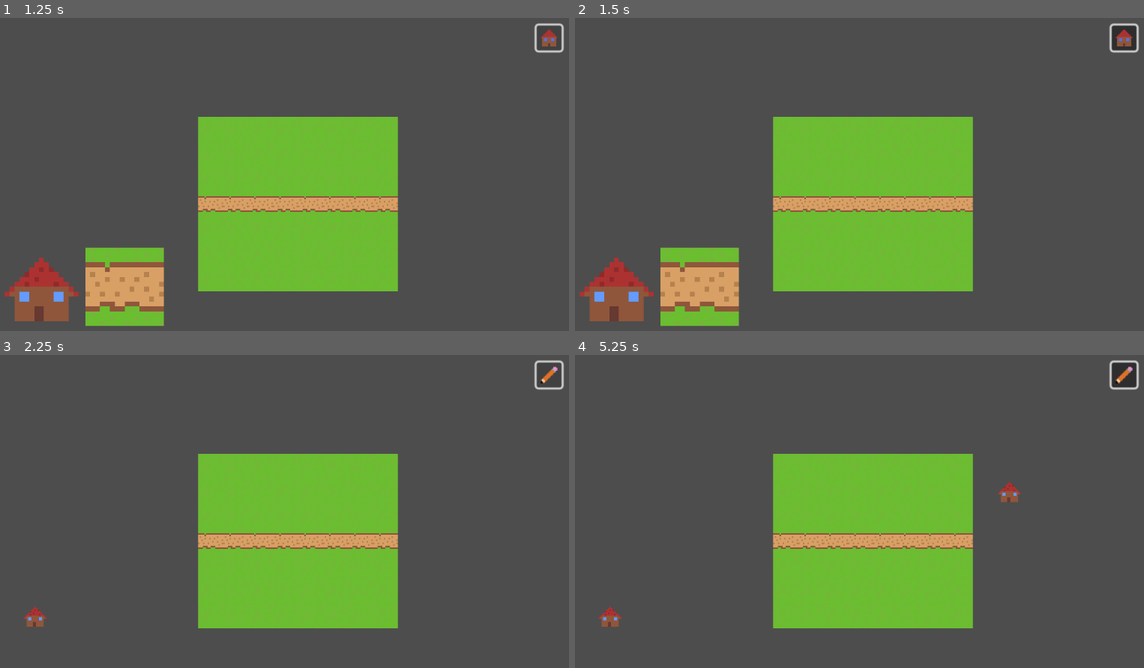
Above: before the commit, frames 1-4 (two rows, left to right).
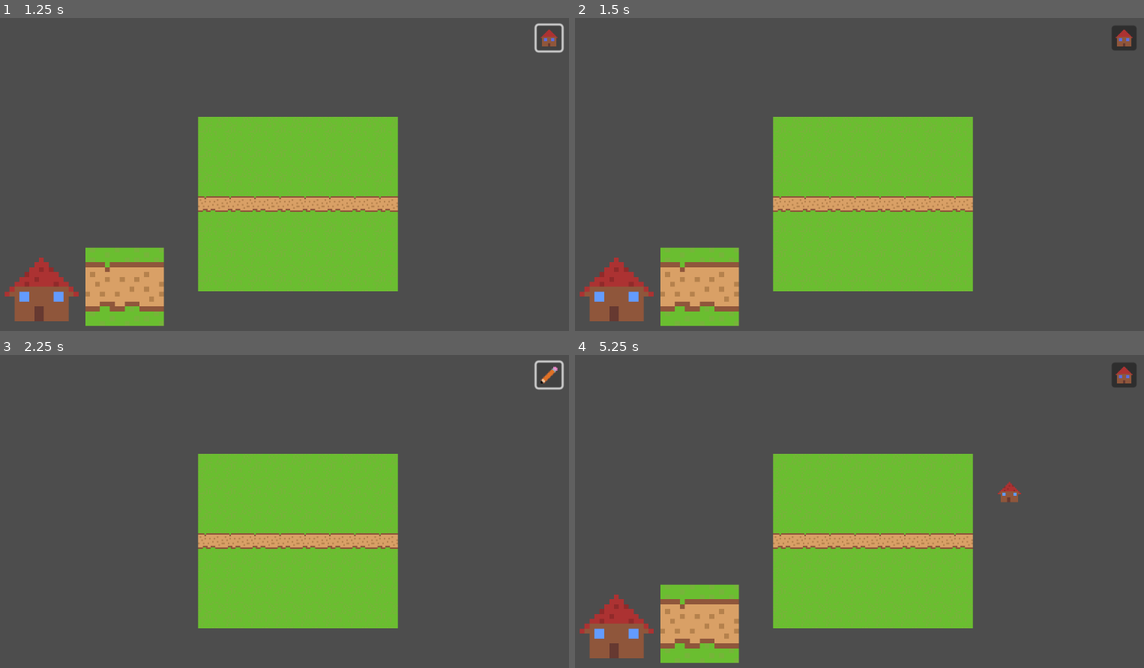
Above: after the commit, the same moments.

Repository: Dev-Karol1111/village
Game: Godot game, scene res://scenes/map.tscn
Two runs of this game, one before a commit and one after it. Both use one fixed random seed, a clock stepped at 60 frames per second and the inputs below.
Inputs (mouse positions are in pixels of both pictures, inside the frame that each line leads up to):
- Up to frame 1 (1.25 s): click (551, 36) at 0.5 s
- Up to frame 2 (1.5 s): click (620, 287) at 1.27 s
- Up to frame 3 (2.25 s): click (551, 373) at 2 s
- Up to frame 4 (5.25 s): click (1126, 373) at 2.75 s; click (620, 624) at 3.52 s; click (620, 624) at 4.27 s; tap Enter at 5 s; move the mouse to (1007, 486) at 5.02 s; click (1007, 486) at 5.17 s

Frame 1 is identical in both runs. In frame 2, 0.2% of the frame differs, in the area x 93-100%, y 1-12%; in frame 3, 0.2%; in frame 4, 5.3%, in the area x 0-100%, y 1-99%.

Commit message:
Add placing builds

Diff:
--- a/Builds/house.tres
+++ b/Builds/house.tres
@@ -10,6 +10,6 @@
 [resource]
 script = ExtResource("2_q8ves")
 name = "House"
-game_texture = SubResource("AtlasTexture_13vpj")
+game_texture_tileset_x = 2
 edit_texture = SubResource("AtlasTexture_13vpj")
 metadata/_custom_type_script = "uid://cmhbmbcpdtriw"
--- a/Builds/road.tres
+++ b/Builds/road.tres
@@ -10,6 +10,5 @@
 [resource]
 script = ExtResource("2_ps3xv")
 name = "Road"
-game_texture = SubResource("AtlasTexture_nkwov")
 edit_texture = SubResource("AtlasTexture_nkwov")
 metadata/_custom_type_script = "uid://cmhbmbcpdtriw"
--- /dev/null
+++ b/scenes/ui/build_chose.tscn
@@ -0,0 +1,16 @@
+[gd_scene load_steps=2 format=3 uid="uid://lysfh4571l4u"]
+
+[ext_resource type="Script" uid="uid://b8c3awv1frdms" path="res://scripts/ui/build_chose.gd" id="1_ge4it"]
+
+[node name="Build_chose" type="TextureRect"]
+offset_right = 40.0
+offset_bottom = 40.0
+script = ExtResource("1_ge4it")
+
+[node name="TextureButton" type="TextureButton" parent="."]
+layout_mode = 0
+offset_right = 40.0
+offset_bottom = 40.0
+
+[connection signal="resized" from="." to="." method="_on_resized"]
+[connection signal="pressed" from="TextureButton" to="." method="_on_texture_button_pressed"]
--- a/scenes/ui/edit.gd
+++ b/scenes/ui/edit.gd
@@ -6,35 +6,34 @@
 
 @export var Build_list_resource : BuildsList
 
-var map
+var map : Node
 
-func set_block(x : int, y: int):
-	var world_node = get_node(map)
-	world_node.block = Vector2i(x ,y)
+func set_block(x : int, y: int, source := 0):
+	map.block = [Vector2i(x ,y), source]
 
 
 func _ready() -> void:
-	#$VBoxContainer/GrassButton.pressed.connect(set_block.bind(1))
-	#$VBoxContainer/StoneButton.pressed.connect(set_block.bind(2))
-
 	change_visible.connect(change_visible_func)
 
+	render_build_select()
+
+func render_build_select():
 	for build in Build_list_resource.builds:
 		if build:
-			var tex_rect := TextureRect.new()
+			var tex_rect = load("res://scenes/ui/build_chose.tscn").instantiate()
 			tex_rect.texture = build.edit_texture
 			tex_rect.stretch_mode = TextureRect.STRETCH_KEEP_ASPECT_COVERED
 			tex_rect.size_flags_vertical = Control.SIZE_EXPAND_FILL
 			tex_rect.size_flags_horizontal = Control.SIZE_SHRINK_CENTER
+			tex_rect.data = build
+			tex_rect.edit_menu = self
 			Builds_choos.add_child(tex_rect)
 
-			tex_rect.resized.connect(func():
+'''			tex_rect.resized.connect(func():
 				if tex_rect.texture:
 					var aspect = float(tex_rect.texture.get_width()) / tex_rect.texture.get_height()
 					tex_rect.custom_minimum_size = Vector2(tex_rect.size.y * aspect, tex_rect.size.y)
-			)
-
-
+			)'''
 
 func change_visible_func(visible):
 	for child in self.get_children():
--- a/scripts/ItemList.gd
+++ b/scripts/ItemList.gd
@@ -2,4 +2,5 @@
 
 class_name BuildsList
 
+@export var transport : Array[BuildsBase]
 @export var builds : Array[BuildsBase]
--- a/scripts/map.gd
+++ b/scripts/map.gd
@@ -1,15 +1,17 @@
 extends Node2D
 
 @onready var tilemap_layer: TileMapLayer = $TileMapLayer
-@export var block_id: int = 1  # ID kafelka do stawiania
+
+var block : Array = [Vector2i(1,0), 0] # title cord, source
+var can_build := false
 
 func _unhandled_input(event: InputEvent) -> void:
+	if !can_build:
+		return
 	if event is InputEventMouseButton and event.pressed and event.button_index == MOUSE_BUTTON_LEFT:
 		var mouses_pos = get_global_mouse_position()
 		var local_pos = tilemap_layer.to_local(mouses_pos)
 
-		var title_cords = Vector2i(int(floor(local_pos.x / 16)),
-			int(floor(local_pos.y / 16))
-		)
+		var title_cords = Vector2i(int(floor(local_pos.x / 16)), int(floor(local_pos.y / 16)))
 
-		tilemap_layer.set_cell(title_cords, 0, Vector2i(2,0))
+		tilemap_layer.set_cell(title_cords, block[1] , block[0])
--- /dev/null
+++ b/scripts/ui/build_chose.gd
@@ -0,0 +1,25 @@
+extends TextureRect
+
+var data : BuildsBase
+var edit_menu
+
+@onready var button : TextureButton = $TextureButton
+
+# Called when the node enters the scene tree for the first time.
+func _ready() -> void:
+	texture = data.edit_texture
+
+# Called every frame. 'delta' is the elapsed time since the previous frame.
+func _process(_delta: float) -> void:
+	pass
+
+
+func _on_texture_button_pressed() -> void:
+	edit_menu.set_block(data.game_texture_tileset_x, data.game_texture_tileset_y)
+
+
+func _on_resized() -> void:
+	if texture:
+		var aspect = float(texture.get_width()) / texture.get_height()
+		custom_minimum_size = Vector2(size.y * aspect, size.y)
+		button.custom_minimum_size = custom_minimum_size
--- a/scripts/ui/mode.gd
+++ b/scripts/ui/mode.gd
@@ -10,18 +10,21 @@
 # Called when the node enters the scene tree for the first time.
 func _ready() -> void:
 	edit_menu.change_visible.emit(false)
-	edit_menu.map = map
+	edit_menu.map = get_node(map)
 
 # Called every frame. 'delta' is the elapsed time since the previous frame.
-func _process(delta: float) -> void:
+func _process(_delta: float) -> void:
 	pass
 
 
 func _on_mode_pressed() -> void:
+	var map_node = get_node(map)
 	edit_mode = !edit_mode
 	if edit_mode:
 		mode_button.icon = load("res://assets/ui/exit_edit.png")
 		edit_menu.change_visible.emit(true)
+		map_node.can_build = true
 	else:
 		mode_button.icon = load("res://assets/ui/edit.png")
 		edit_menu.change_visible.emit(false)
+		map_node.can_build = false
Not shown, added: scripts/ui/build_chose.gd.uid
